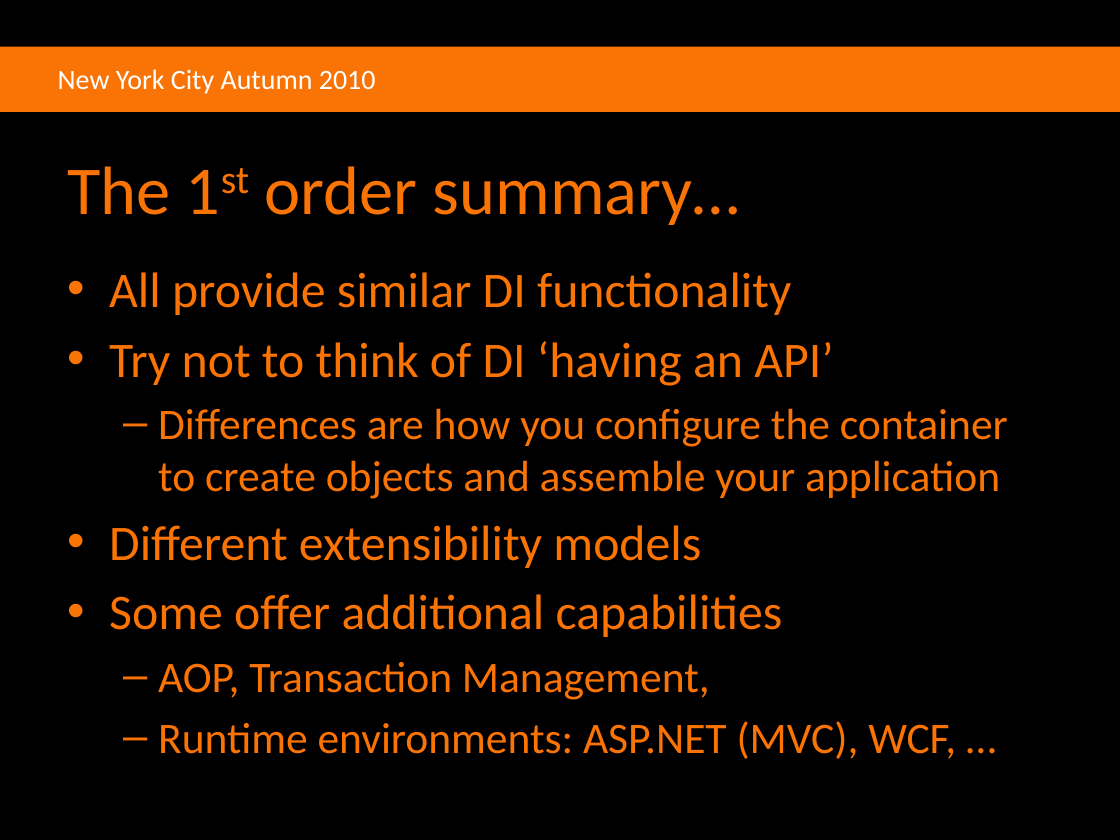
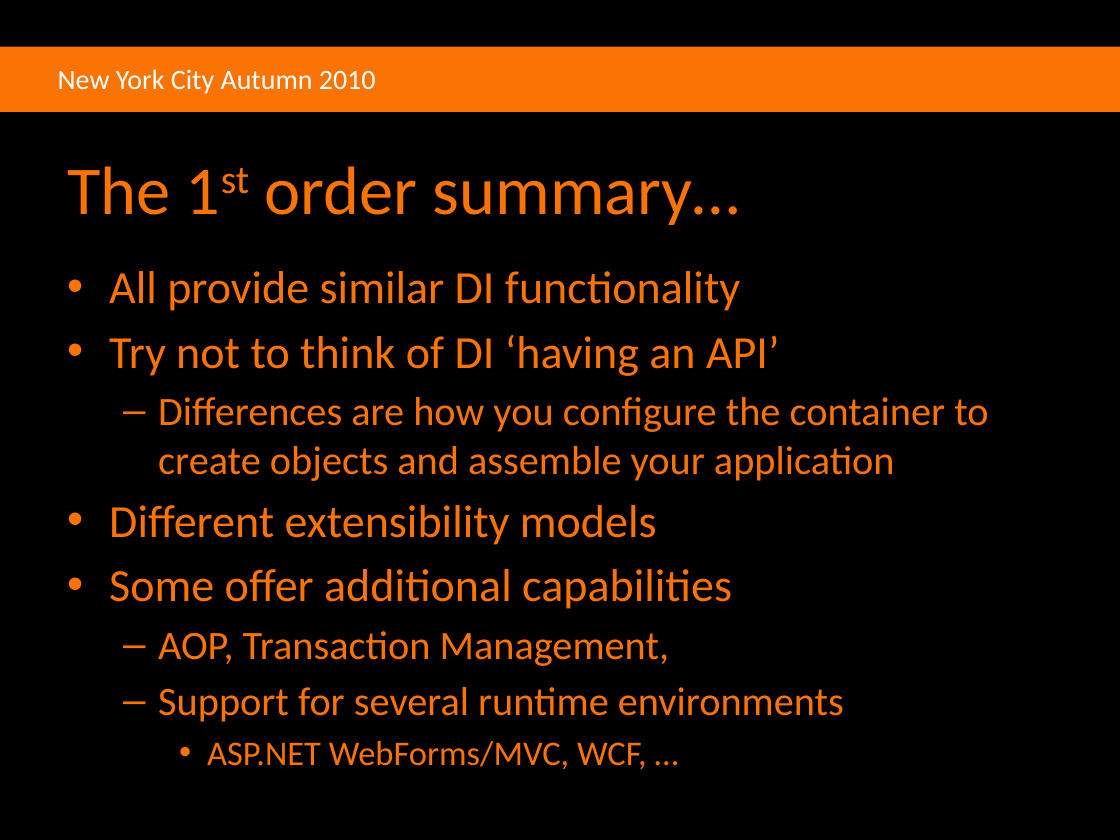
Before and after one commit to agilefire/November2010, a slide deck: slide 17 of Agile Firestarter Autumn 2010 Dependency Injection.pptx. Drawn at 1120x840 pixels with LibreOffice and Linux fonts; fonts in the diff are those of the drawing; background and template pictures are left out. Boxes give left, top, right and bottom in pixels: in the first picture for what was removed or moved away, otherwise in the second. Text is boxed around its words. In the diff, an @@ line names an element or a change of style, - is before the commit and + after.

```diff
--- a/Agile Firestarter Autumn 2010 Dependency Injection.pptx
+++ b/Agile Firestarter Autumn 2010 Dependency Injection.pptx
@@ text at [109, 271, 988, 666]: size 32 to 29.6 pt in "All provide similar DI functionality", "Try not to think of DI ‘having ...", "Different extensibility models", "Some offer additional capabilities"; size 28 to 25.9 pt in "Differences are how you configure the container ...", "AOP, Transaction Management," @@
@@ text at [158, 687, 844, 770]: text changed; size 28 to 25.9 pt @@
-  – Runtime environments: ASP.NET (MVC), WCF, …
+  – Support for several runtime environments
+    • ASP.NET WebForms/MVC, WCF, …
```
Also in this commit, not shown: 21 other slides changed, 2 slides added, 6 other files.
